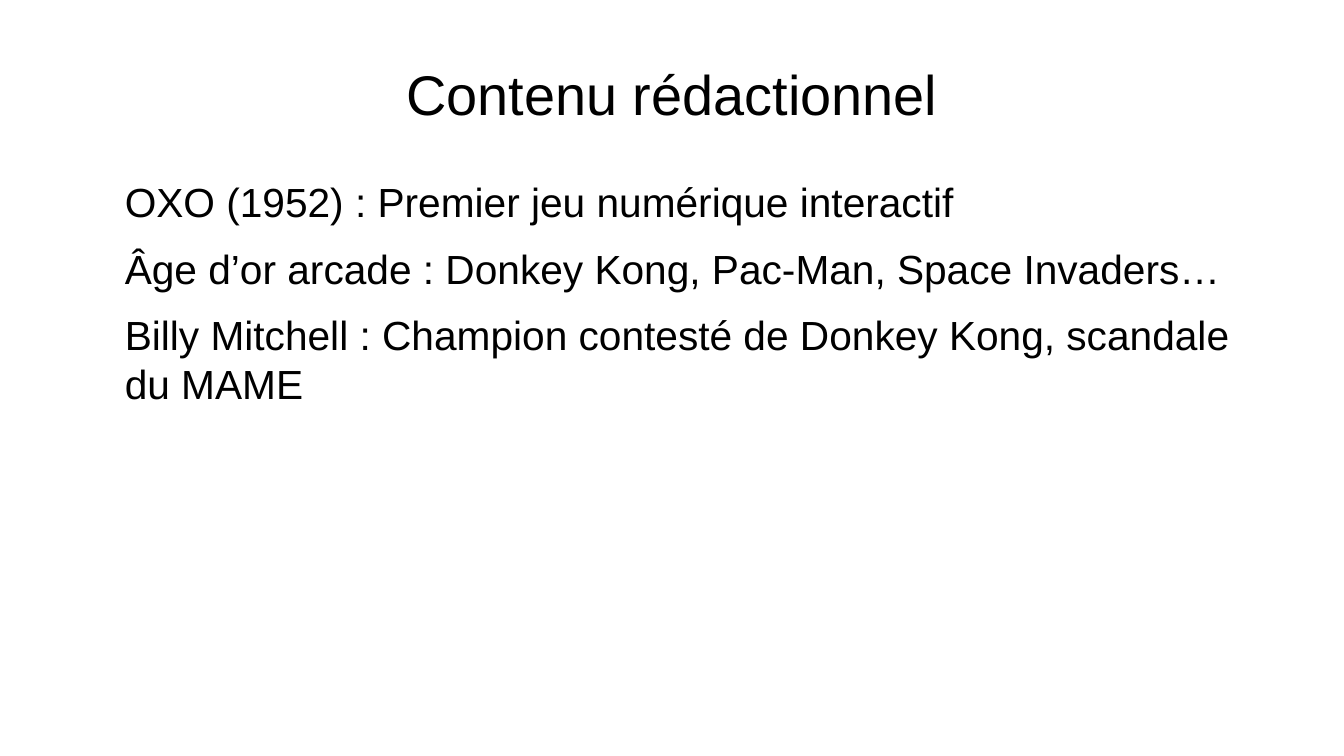
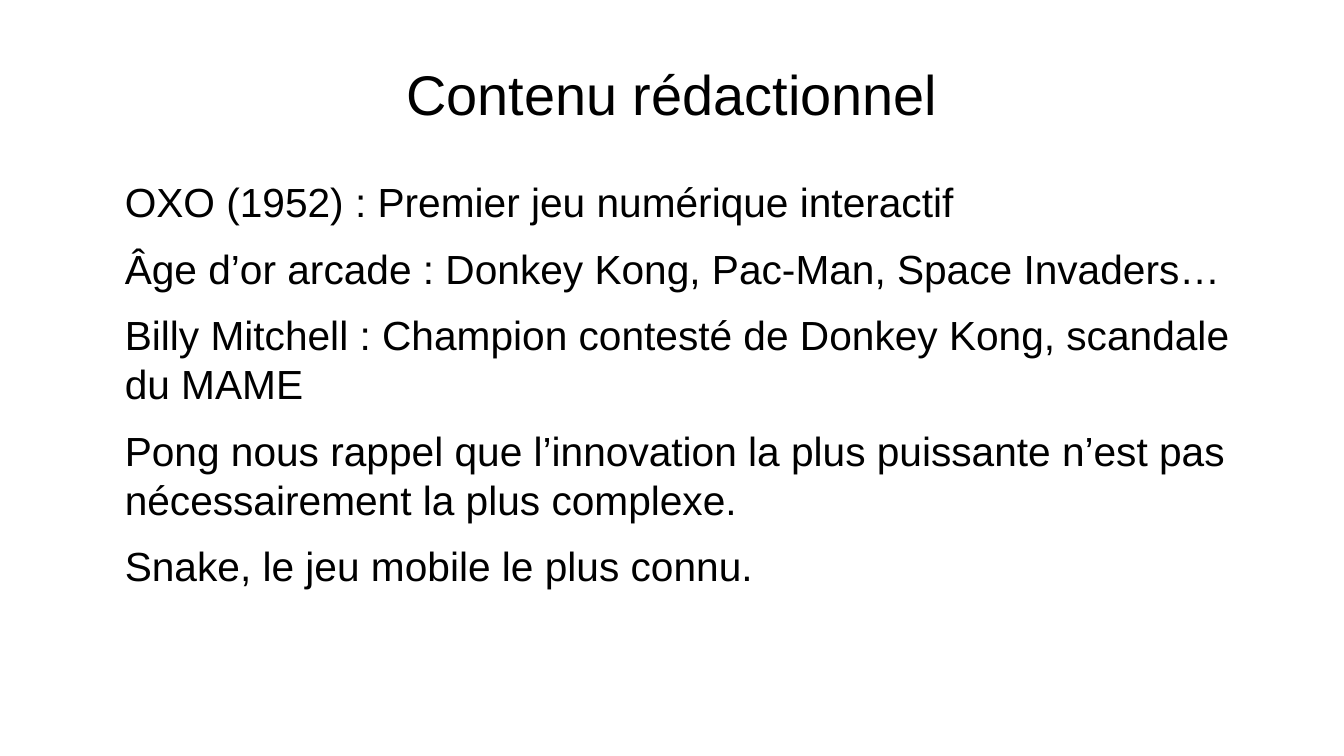
Before and after one commit to Cboukhal/projet_groupe, a slide deck: slide 10 of Camil/powerpoint/powerpoint_prototype.odp. Drawn at 1344x756 pixels with LibreOffice and Linux fonts; fonts in the diff are those of the drawing; background and template pictures are left out. Boxes give left, top, right and bottom in pixels: in the first picture for what was removed or moved away, otherwise in the second. Text is boxed around its words. In the diff, an @@ line names an element or a change of style, - is before the commit and + after.

```diff
--- a/Camil/powerpoint/powerpoint_prototype.odp
+++ b/Camil/powerpoint/powerpoint_prototype.odp
@@ text at box(125, 436, 1225, 589): paragraphs added @@
+● Pong nous rappel que l’innovation la plus puissante n’est pas nécessairement la plus complexe.
+● Snake, le jeu mobile le plus connu.
```
Also in this commit, not shown: 4 other slides changed, 4 other files.
